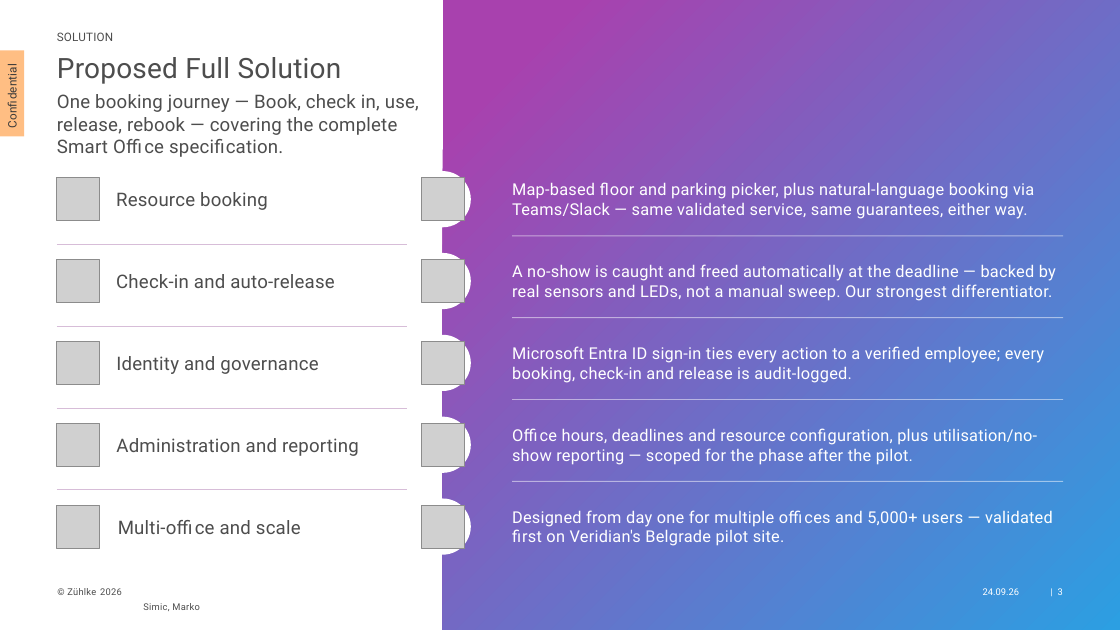
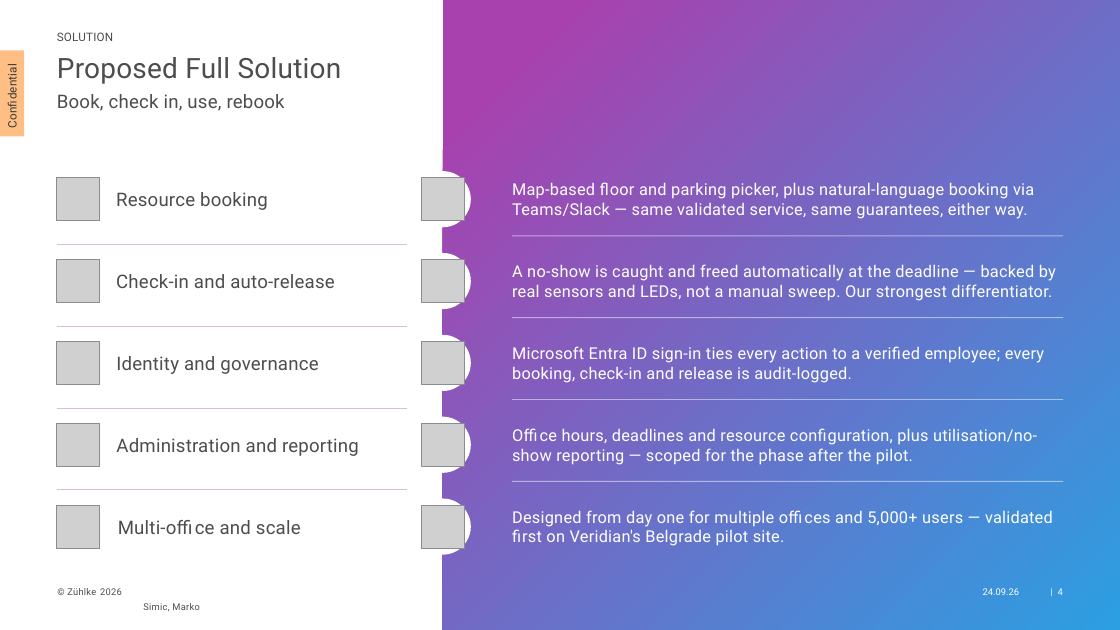
Before and after one commit to mirm-x/smart-office, a slide deck: slide 4 of docs/proposal/bid-deck/smart-office-client-proposal.pptx (slide 3 before the commit). Drawn at 1120x630 pixels with LibreOffice and Linux fonts; fonts in the diff are those of the drawing; grey boxes stand for pictures. Boxes give left, top, right and bottom in pixels: in the first picture for what was removed or moved away, otherwise in the second. Text is boxed around its words. In the diff, an @@ line names an element or a change of style, - is before the commit and + after.

```diff
--- a/docs/proposal/bid-deck/smart-office-client-proposal.pptx
+++ b/docs/proposal/bid-deck/smart-office-client-proposal.pptx
@@ subtitle at (57,94,285,111): text changed @@
-One booking journey — Book, check in, use, release, rebook — covering the complete Smart Office specification.
+Book, check in, use, rebook
@@ page number at (1058,588,1063,595): text changed @@
-| 3
+| 4
```
Also in this commit, not shown: 5 other slides changed, 1 slide added, 1 slide removed.
